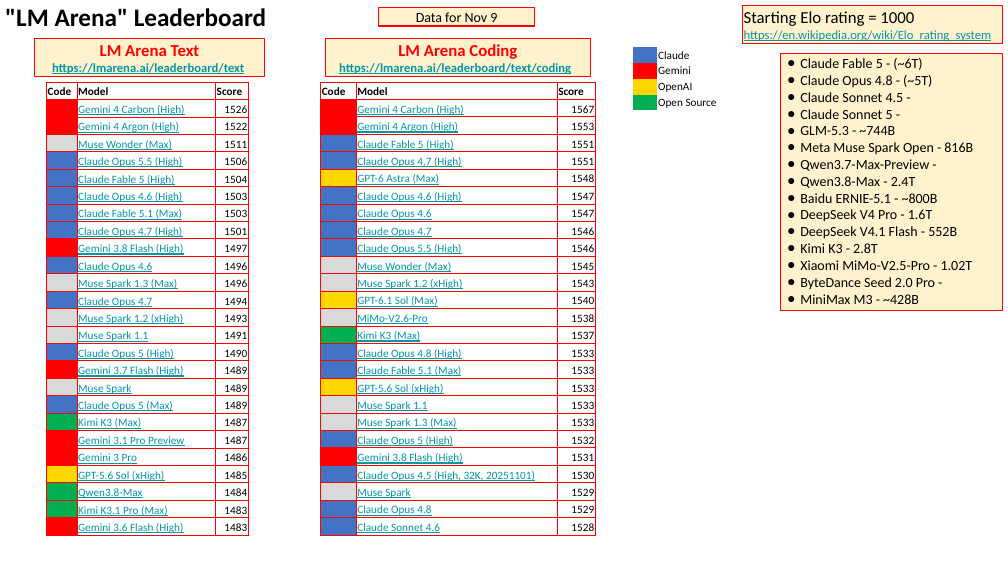
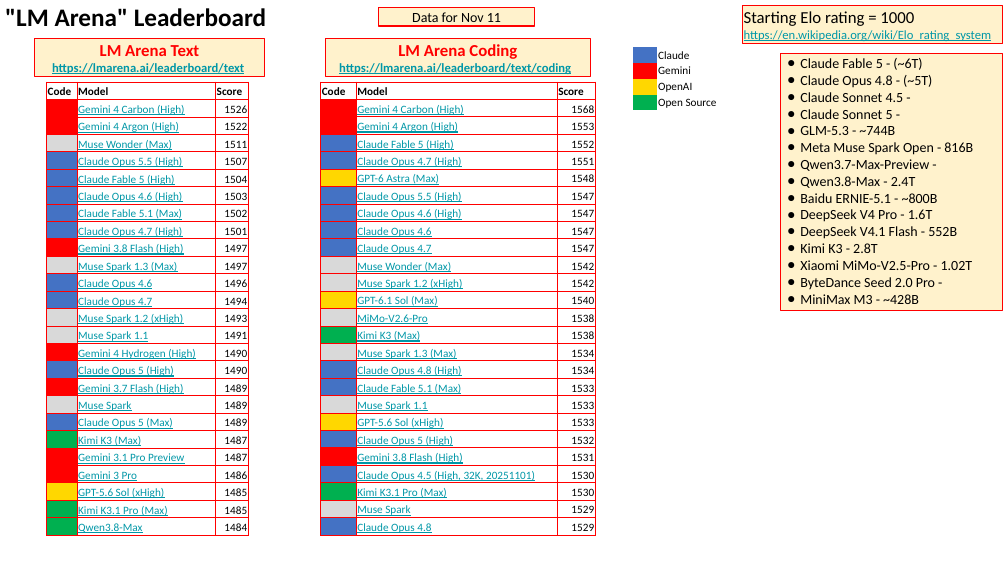
Before and after one commit to lselector/seminar, a slide deck: slide 2 of 2026/2026-11-13-AI-News.pptx. Drawn at 1008x567 pixels with LibreOffice and Linux fonts; fonts in the diff are those of the drawing. Boxes give left, top, right and bottom in pixels: in the first picture for what was removed or moved away, otherwise in the second. Text is boxed around its words. In the diff, an @@ line names an element or a change of style, - is before the commit and + after.

Commit message:
update

```diff
--- a/2026/2026-11-13-AI-News.pptx
+++ b/2026/2026-11-13-AI-News.pptx
@@ text in rectangle at <box>412,12,501,26</box>: text changed @@
-Data for Nov 9
+Data for Nov 11
@@ table at <box>46,82,248,537</box> @@
-row 5, column 3: 1506
+row 5, column 3: 1507
-row 8, column 3: 1503
+row 8, column 3: 1502
+row 11: ■ | Muse Spark 1.3 (Max) | 1497
-row 12: ■ | Muse Spark 1.3 (Max) | 1496
+row 16: ■ | Gemini 4 Hydrogen (High) | 1490
+row 25: ■ | Kimi K3.1 Pro (Max) | 1485
-row 25: ■ | Kimi K3.1 Pro (Max) | 1483
-row 26: ■ | Gemini 3.6 Flash (High) | 1483
@@ fill #4472C4 to #D9D9D9 in 2 cells @@
@@ fill #D9D9D9 to #4472C4 in row 12, column 1 @@
@@ fill #4472C4 to #FF0000 in row 16, column 1 @@
@@ fill #FF0000 to #4472C4 in row 17, column 1 @@
@@ fill #D9D9D9 to #FF0000 in row 18, column 1 @@
@@ fill #00B050 to #4472C4 in row 20, column 1 @@
@@ fill #FF0000 to #00B050 in 2 cells @@
@@ fill #FFD700 to #FF0000 in row 23, column 1 @@
@@ fill #00B050 to #FFD700 in row 24, column 1 @@
@@ text colour #4472C4 to #D9D9D9, text colour #FF0000 to #00B050 in "■", "■" @@
@@ text colour #D9D9D9 to #4472C4, text colour #4472C4 to #FF0000, text colour #FF0000 to #4472C4, text colour #D9D9D9 to #FF0000, text colour #00B050 to #4472C4, text colour #FFD700 to #FF0000, text colour #00B050 to #FFD700 in "■" @@
@@ table at <box>321,82,595,537</box> @@
-row 2, column 3: 1567
+row 2, column 3: 1568
-row 4, column 3: 1551
+row 4, column 3: 1552
+row 7: ■ | Claude Opus 5.5 (High) | 1547
-row 9: ■ | Claude Opus 4.7 | 1546
-row 10: ■ | Claude Opus 5.5 (High) | 1546
-row 11: ■ | Muse Wonder (Max) | 1545
-row 12: ■ | Muse Spark 1.2 (xHigh) | 1543
+row 10: ■ | Claude Opus 4.7 | 1547
+row 11: ■ | Muse Wonder (Max) | 1542
+row 12: ■ | Muse Spark 1.2 (xHigh) | 1542
-row 15: ■ | Kimi K3 (Max) | 1537
-row 16: ■ | Claude Opus 4.8 (High) | 1533
+row 15: ■ | Kimi K3 (Max) | 1538
+row 16: ■ | Muse Spark 1.3 (Max) | 1534
+row 17: ■ | Claude Opus 4.8 (High) | 1534
+row 19: ■ | Muse Spark 1.1 | 1533
-row 19: ■ | Muse Spark 1.1 | 1533
-row 20: ■ | Muse Spark 1.3 (Max) | 1533
+row 24: ■ | Kimi K3.1 Pro (Max) | 1530
-row 26: ■ | Claude Sonnet 4.6 | 1528
@@ fill #4472C4 to #D9D9D9 in 2 cells @@
@@ fill #FFD700 to #4472C4 in row 18, column 1 @@
@@ fill #D9D9D9 to #FFD700 in row 20, column 1 @@
@@ fill #D9D9D9 to #00B050 in row 24, column 1 @@
@@ text colour #4472C4 to #D9D9D9 in "■", "■" @@
@@ text colour #FFD700 to #4472C4, text colour #D9D9D9 to #FFD700, text colour #D9D9D9 to #00B050 in "■" @@
```
Also in this commit, not shown: 3 other slides changed, 4 slides added.
